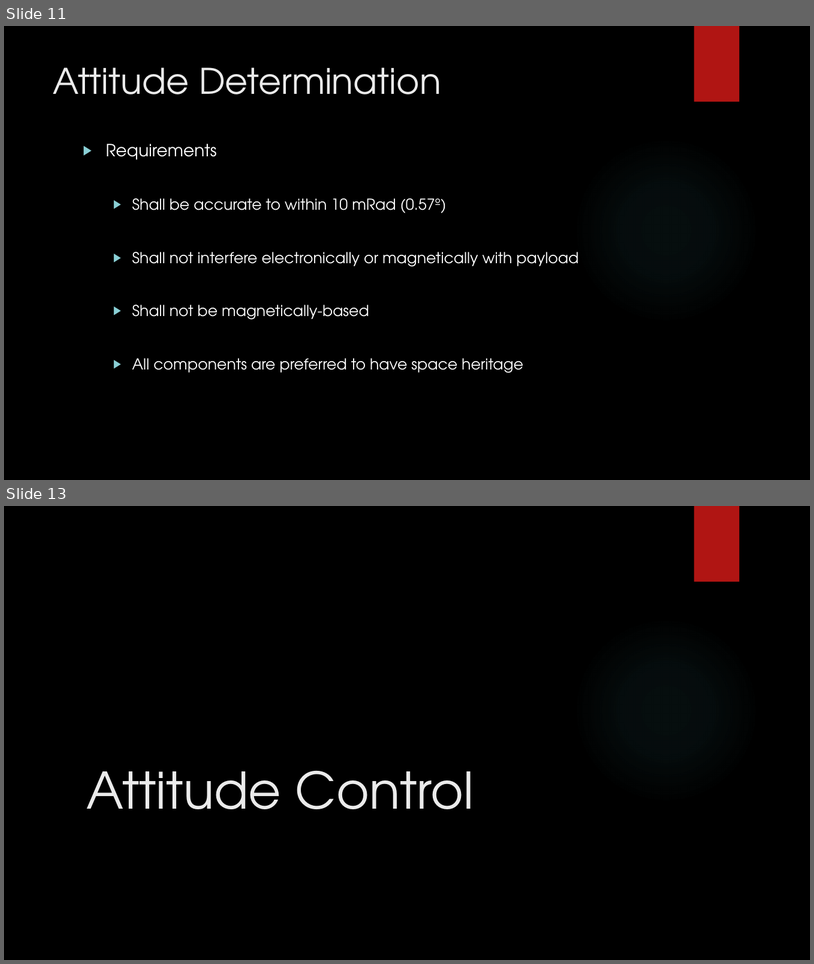
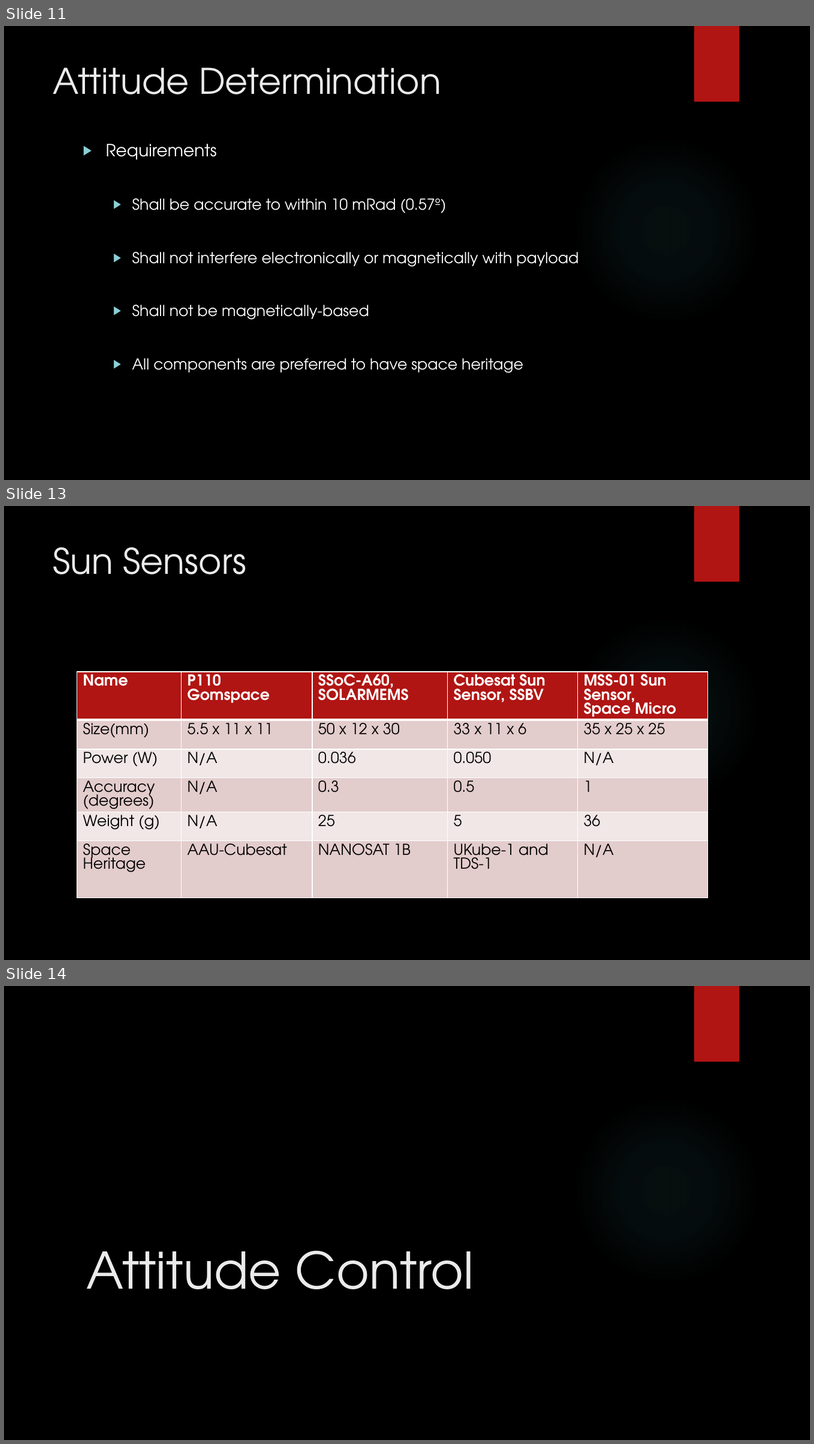
Before and after one commit to HASP-UMN/CubeSat, a slide deck: Presentations/PDR_Presentation.pptx. Shown one above the other, each under a label of ours: slides 11 and 13 before the commit, slides 11, 13 and 14 after it; the slides between them are not shown. The pictures are 814x964 and 814x1444 pixels, drawn with LibreOffice and Linux fonts; fonts in the diff are those of the drawing; background and template pictures are left out. Boxes give left, top, right and bottom in pixels: in the first picture for what was removed or moved away, otherwise in the second. Text is boxed around its words. In the diff, an @@ line names an element or a change of style, - is before the commit and + after.

Commit message:
Updated PDR Sun Sensors

```diff
--- a/Presentations/PDR_Presentation.pptx
+++ b/Presentations/PDR_Presentation.pptx
@@ slide 13 added at <box>4,506,810,960</box>, background picture (left out); not listed: 2 template elements that a slide beside it also shows @@
@@ title added at <box>53,547,246,574</box>, 42 pt, text #EBEBEB @@
+Sun Sensors
@@ table added at <box>77,672,709,918</box>, 6 rows, 5 columns @@
+Name | P110 Gomspace | SSoC-A60, SOLARMEMS | Cubesat Sun Sensor, SSBV | MSS-01 Sun Sensor, / Space Micro
+Size(mm) | 5.5 x 11 x 11 | 50 x 12 x 30 | 33 x 11 x 6 | 35 x 25 x 25
+Power (W) | N/A | 0.036 | 0.050 | N/A
+Accuracy (degrees) | N/A | 0.3 | 0.5 | 1
+Weight (g) | N/A | 25 | 5 | 36
+Space Heritage | AAU-Cubesat | NANOSAT 1B | UKube‐1 and TDS‐1 | N/A
@@ what was slide 13 is now slide 14 @@
```
Also in this commit, not shown: 1 slide changed.
